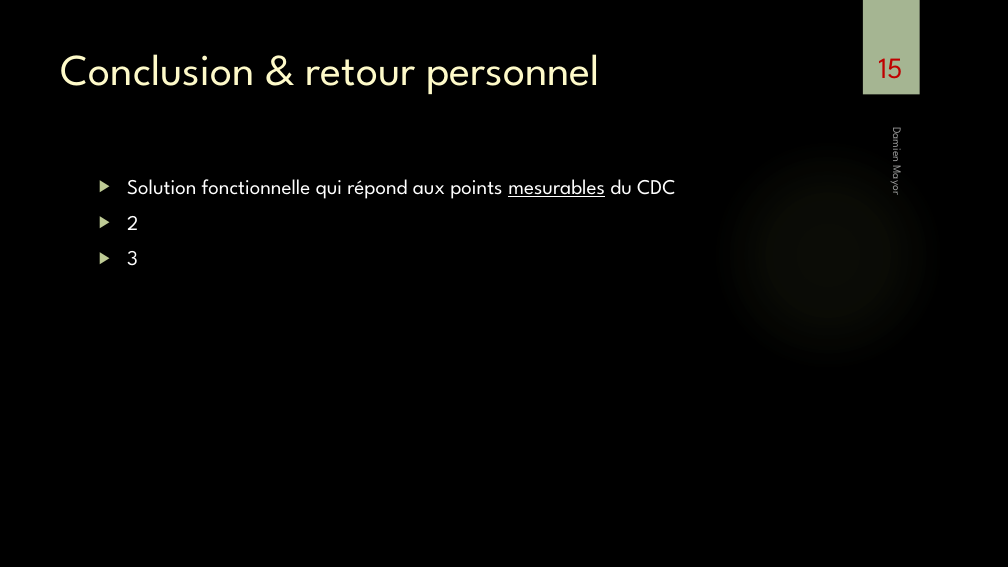
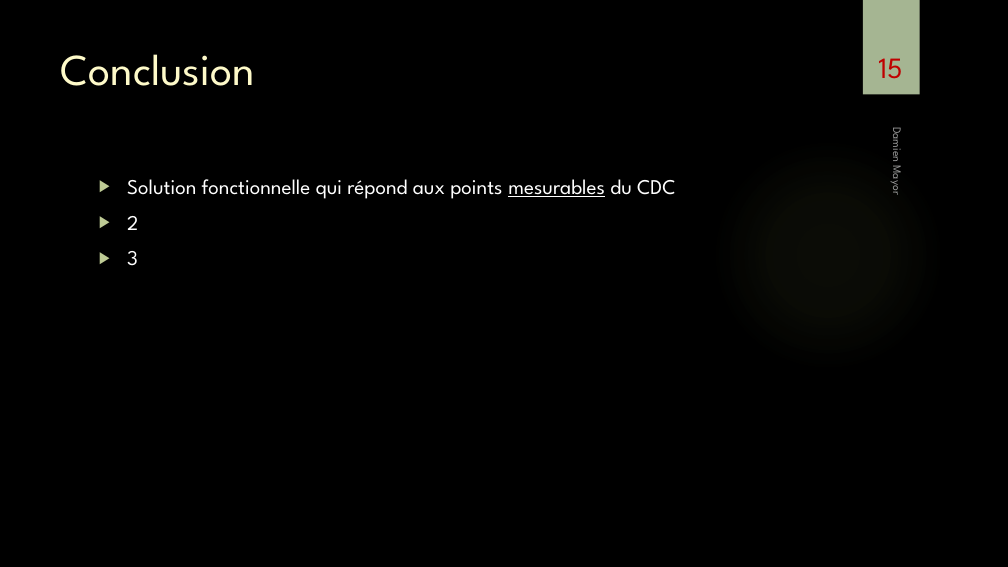
Before and after one commit to damienmayor/TPI, a slide deck: slide 15 of Présentation/Présentation TPI DMA.pptx. Drawn at 1008x567 pixels with LibreOffice and Linux fonts; fonts in the diff are those of the drawing; background and template pictures are left out. Boxes give left, top, right and bottom in pixels: in the first picture for what was removed or moved away, otherwise in the second. Text is boxed around its words. In the diff, an @@ line names an element or a change of style, - is before the commit and + after.

```diff
--- a/Présentation/Présentation TPI DMA.pptx
+++ b/Présentation/Présentation TPI DMA.pptx
@@ title at (61, 54, 255, 86): text changed @@
-Conclusion & retour personnel
+Conclusion
```
Also in this commit, not shown: 10 other slides changed, 11 slides removed.
